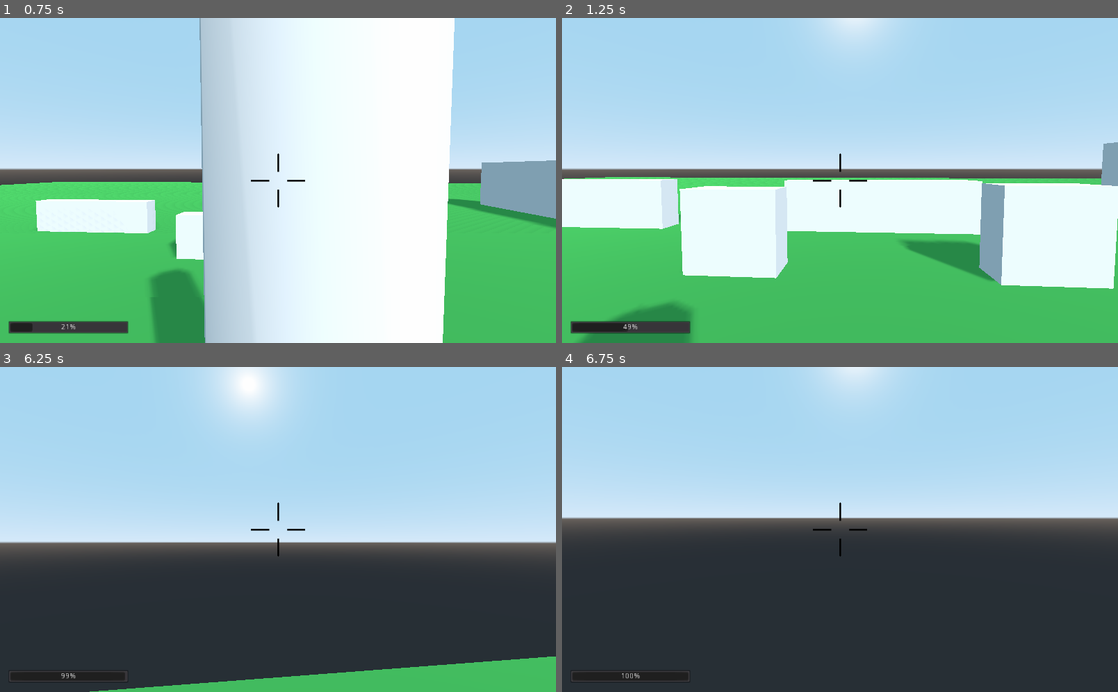
Above: before the commit, frames 1-4 (two rows, left to right).
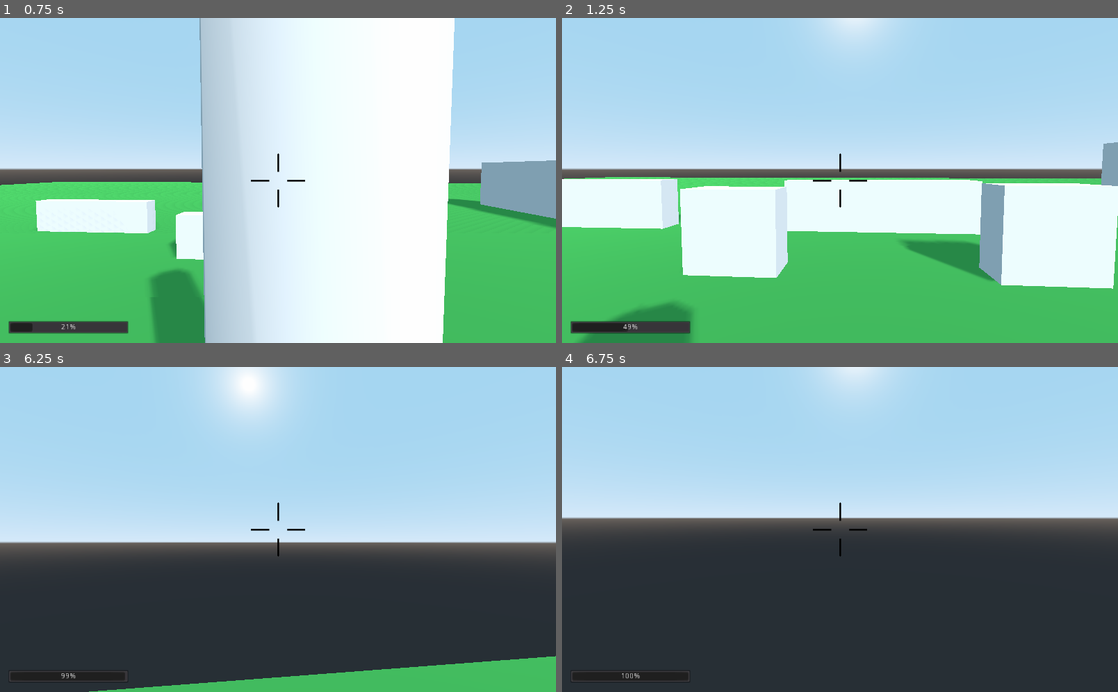
Above: after the commit, the same moments.

Repository: camgrodgers/senior-fps
Game: Godot game, scene res://Main.tscn
Same seed, same stepped clock (60 frames per second), same inputs: the game is played once before the commit and once after it.
Inputs (mouse positions are in pixels of both pictures, inside the frame that each line leads up to):
- Up to frame 1 (0.75 s): move the mouse to (272, 187) at 0.52 s; hold Up (move_forward) from 0.53 s (still down); hold K (danger_test) from 0.53 s (still down)
- Up to frame 2 (1.25 s): keep holding Up (move_forward); keep holding K (danger_test); tap Space (jump) at 0.77 s
- Up to frame 3 (6.25 s): move the mouse to (316, 532) at 1.27 s; release K (danger_test) at 1.28 s; click (316, 532) at 1.35 s; tap Space (jump) at 1.52, 3.02, 3.77, 4.52, 6.02 s; move the mouse to (233, 526) at 2.02 s; hold K (danger_test) 2.03-2.78 s; move the mouse to (283, 529) at 2.77 s; release Up (move_forward) at 2.78 s; hold A (move_left) 2.78-3.53 s; click (283, 529) at 2.85 s; move the mouse to (255, 523) at 3.52 s; hold K (danger_test) 3.53-4.28 s; hold Up (move_forward) 3.53-5.78 s; move the mouse to (305, 529) at 4.27 s; click (305, 529) at 4.35 s; move the mouse to (250, 529) at 5.02 s; hold K (danger_test) 5.03-5.78 s; move the mouse to (289, 523) at 5.77 s; hold D (move_right) from 5.78 s (still down); click (289, 523) at 5.85 s
- Up to frame 4 (6.75 s): move the mouse to (834, 536) at 6.52 s; release D (move_right) at 6.53 s; hold Up (move_forward) from 6.53 s (still down); hold K (danger_test) from 6.53 s (still down)

Frame 1 is identical in both runs. In frame 2, less than 0.1% of the frame differs, in the area x 3-100%, y 40-84%; in frame 3, less than 0.1%; in frame 4, nothing differs.

Commit message:
Made sure working

Diff:
--- a/Player/Player.gd
+++ b/Player/Player.gd
@@ -42,6 +42,8 @@
 
 	direction = direction.normalized()
 
+	var snap = Vector3(0,-0.05,0)
+
 	if is_on_floor():
 		if Input.is_action_just_pressed("jump"):
 			vel.y = JUMP_SPEED
@@ -49,7 +51,10 @@
 	direction.y = 0
 	direction = direction.normalized()
 
-	vel.y += delta * GRAVITY
+	if((vel.y < 0.1) && is_on_floor()):
+		vel.y = vel.y
+	else:
+		vel.y += delta * GRAVITY
 
 	var hvel = vel
 	hvel.y = 0
@@ -68,7 +73,10 @@
 	vel.x = hvel.x
 	vel.z = hvel.z
 
-	move_and_slide(vel, Vector3(0, 1, 0), 0.05, 4, deg2rad(MAX_SLOPE_ANGLE))
+	if (vel.y > 0.1):
+		snap = Vector3(0,0,0)
+
+	move_and_slide_with_snap(vel, snap, Vector3(0, 1, 0), 0.05, 4, deg2rad(MAX_SLOPE_ANGLE))
 
 	# Using items/weapons
 	if Input.is_action_just_pressed("use_item"):
